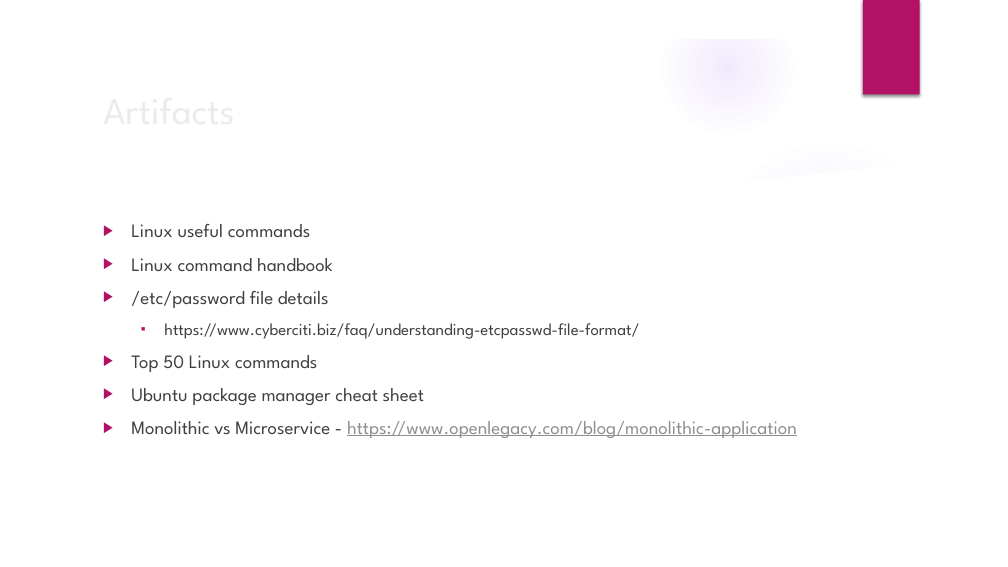
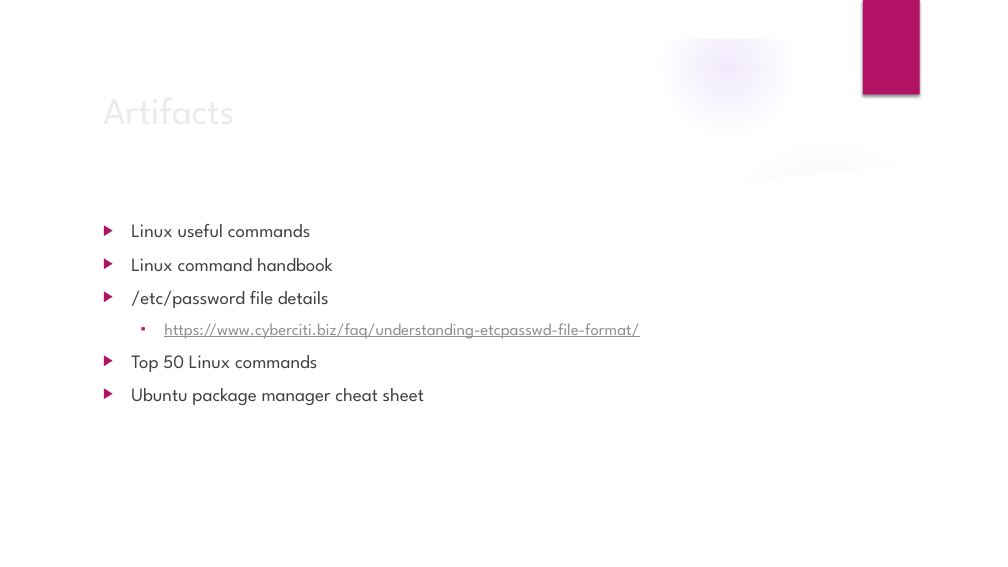
Before and after one commit to deepkumartraining/docker-k8s-April23, a slide deck: slide 3 of Day3/DockerAndKubernetes_Training-day3.pptx (slide 15 before the commit). Drawn at 1008x567 pixels with LibreOffice and Linux fonts; fonts in the diff are those of the drawing; background and template pictures are left out. Boxes give left, top, right and bottom in pixels: in the first picture for what was removed or moved away, otherwise in the second. Text is boxed around its words. In the diff, an @@ line names an element or a change of style, - is before the commit and + after.

```diff
--- a/Day3/DockerAndKubernetes_Training-day3.pptx
+++ b/Day3/DockerAndKubernetes_Training-day3.pptx
@@ text at (164,323,639,339): text colour #404040 to #8F8F8F, underline on in "https://www.cyberciti.biz/faq/understanding-etcpasswd-file-f ..." @@
@@ text at (131,421,797,438): paragraph removed @@
-▶ Monolithic vs Microservice - https://www.openlegacy.com/blog/monolithic-application
```
Also in this commit, not shown: 1 other slide changed, 12 slides removed, 3 other files.
